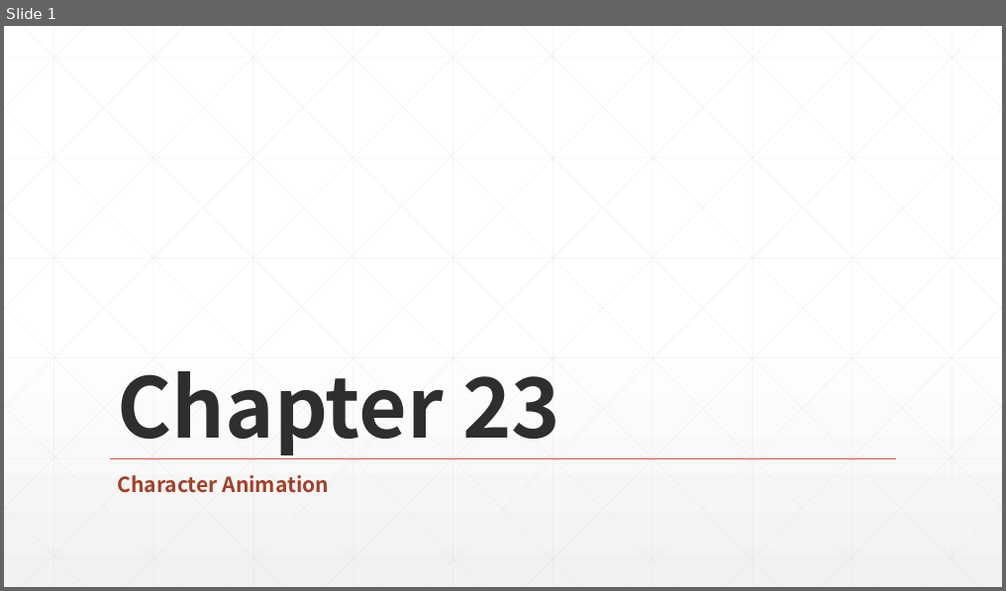
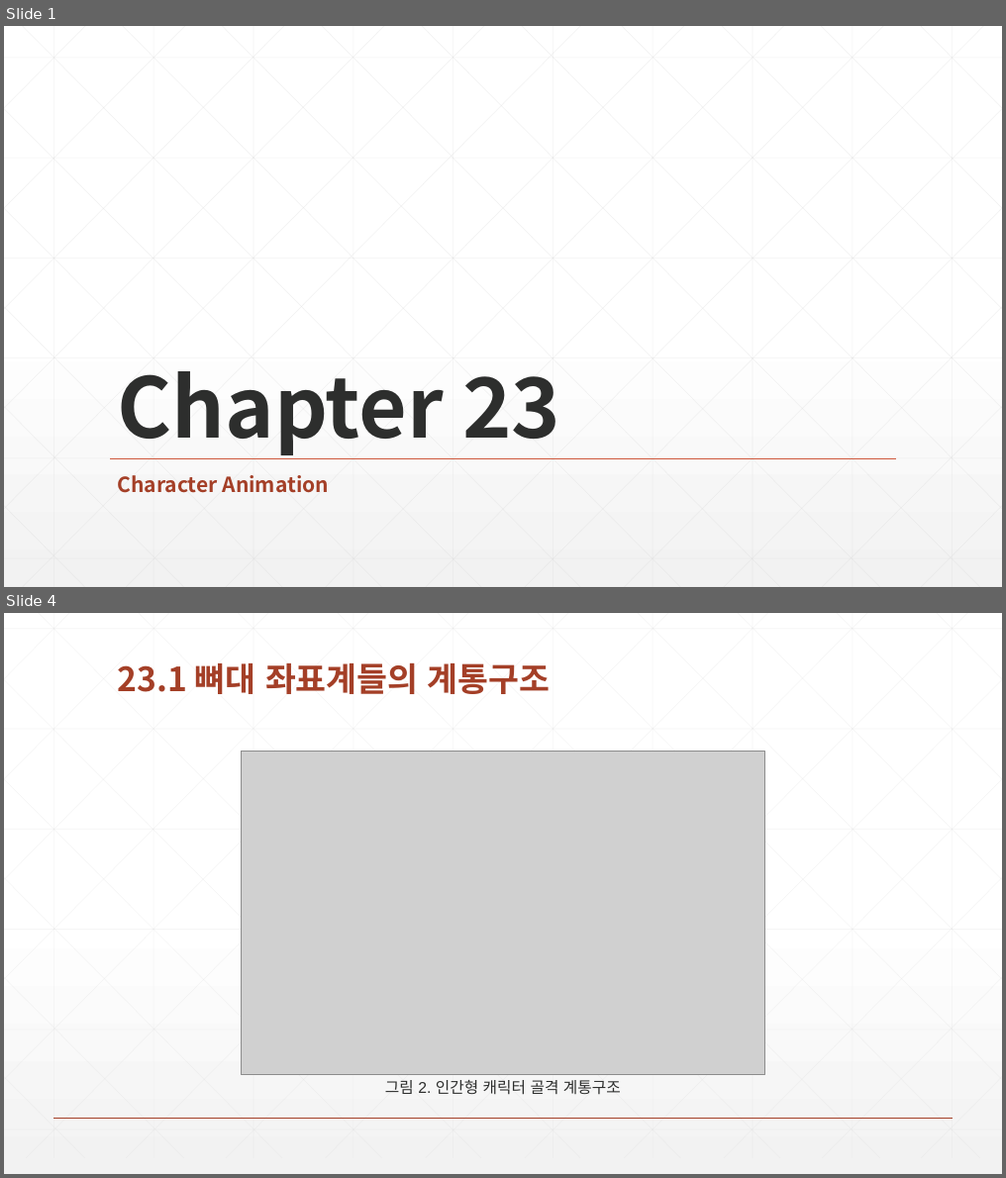
Before and after one commit to earthboom/CodingStudy, a slide deck: Common/Chapter 23 Character Animation.pptx. Shown one above the other, each under a label of ours: slide 1 before the commit, slides 1 and 4 after it; the slides between them are not shown. The pictures are 1006x591 and 1006x1178 pixels, drawn with LibreOffice and Linux fonts; fonts in the diff are those of the drawing; grey boxes stand for pictures. Boxes give left, top, right and bottom in pixels: in the first picture for what was removed or moved away, otherwise in the second. Text is boxed around its words. In the diff, an @@ line names an element or a change of style, - is before the commit and + after.

```diff
--- a/Common/Chapter 23 Character Animation.pptx
+++ b/Common/Chapter 23 Character Animation.pptx
@@ slide 4 added at bbox=[4, 613, 1002, 1174], background gradient #FFFFFF to #F2F2F2 @@
@@ title added at bbox=[118, 663, 550, 694], 32 pt, text #A43F27, bold @@
+23.1 뼈대 좌표계들의 계통구조
@@ picture added at bbox=[242, 752, 764, 1075] @@
@@ text added at bbox=[385, 1080, 621, 1095], 15 pt, text #2D2E2D @@
+그림 2. 인간형 캐릭터 골격 계통구조
@@ group added at bbox=[4, 613, 1002, 1158]: 46 lines @@
@@ line added from (54, 1118) to (952, 1118), #A43F27 1 pt @@
```
Also in this commit, not shown: 9 other slides added, 7 slides removed.
